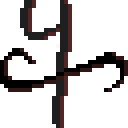
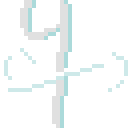
Two versions of the same layered image (128×128). Layer-by-layer changes:
painted on "Layer 1" over (0, 0, 128, 128)
